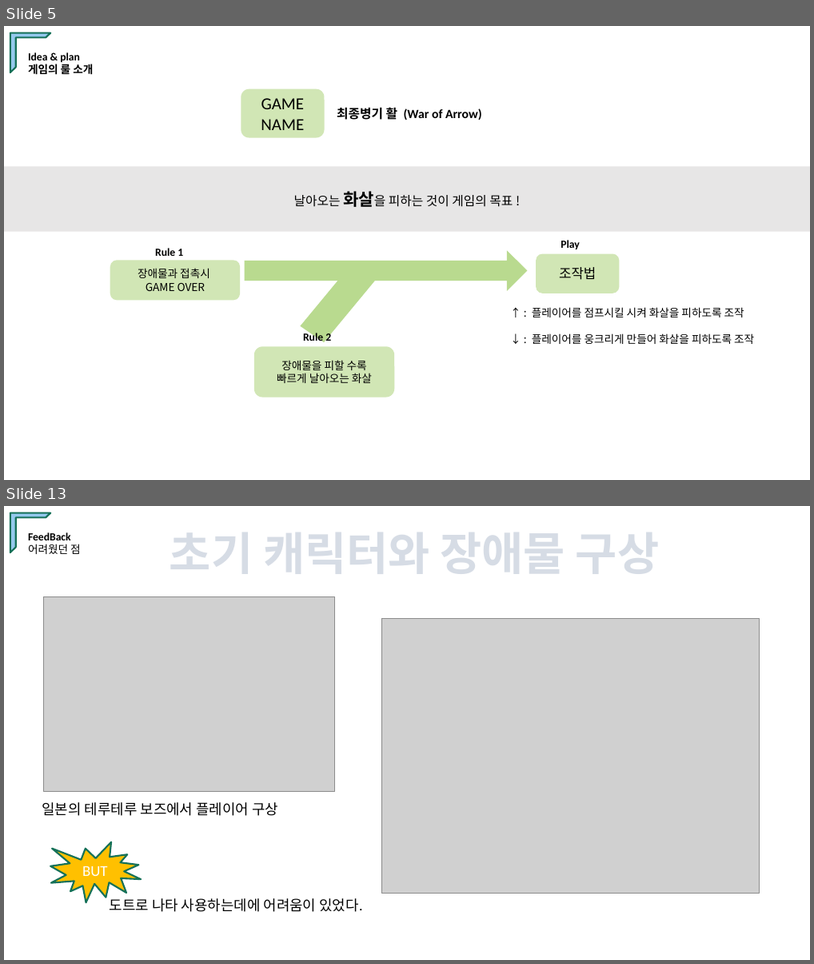
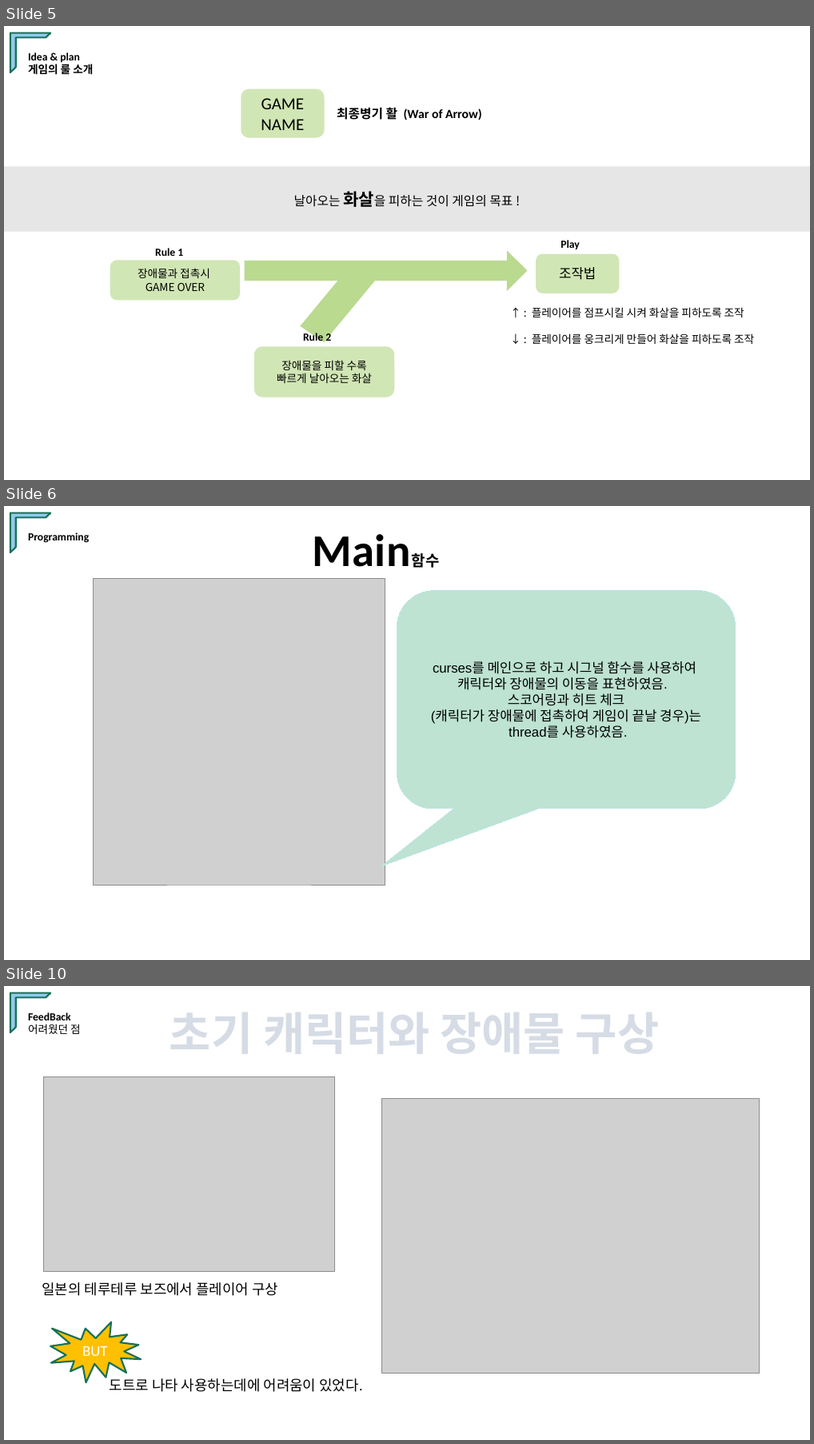
Before and after one commit to Brogi/TeamProject_Team5, a slide deck: Linuxversion.odp. Shown one above the other, each under a label of ours: slides 5 and 13 before the commit, slides 5, 6 and 10 after it; the slides between them are not shown. The pictures are 814x964 and 814x1444 pixels, drawn with LibreOffice and Linux fonts; fonts in the diff are those of the drawing; grey boxes stand for pictures. Boxes give left, top, right and bottom in pixels: in the first picture for what was removed or moved away, otherwise in the second. Text is boxed around its words. In the diff, an @@ line names an element or a change of style, - is before the commit and + after.

```diff
--- a/Linuxversion.odp
+++ b/Linuxversion.odp
@@ slide 6 added at <box>4,506,810,960</box>, background #FFFFFF @@
@@ half frame added at <box>10,512,50,552</box>, fill #94C8ED, outline #157158 2.01 pt @@
@@ text added at <box>306,518,747,579</box>, 54 pt, text #000000, bold @@
+Main함수
@@ text added at <box>28,532,89,543</box>, 13 pt, text #000000, bold @@
+Programming
@@ picture added at <box>94,579,385,884</box> @@
@@ rounded speech box added at <box>398,591,736,808</box>, fill #BEE3D3, outline #BCE4E5 0 pt, 16 pt, text #000000 @@
+curses를 메인으로 하고 시그널 함수를 사용하여
+캐릭터와 장애물의 이동을 표현하였음.
+스코어링과 히트 체크
+(캐릭터가 장애물에 접촉하여 게임이 끝날 경우)는
+thread를 사용하였음.
@@ what was slide 13 is now slide 10 @@
```
Also in this commit, not shown: 3 other slides added, 7 slides removed, 1 other file.
